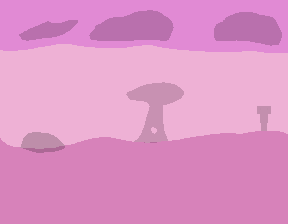
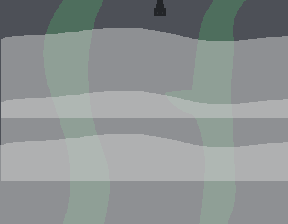
Layer changes from the first w=288, h=224 image to the second:
added group "green" with 5 layers above "hell" over (x1=0, y1=0, x2=288, y2=224)
added layer "Warstwa 7 kopia 2" (50%) in group "green" over (x1=1, y1=28, x2=288, y2=118)
added layer "Warstwa 7 kopia" (50%) in group "green" over (x1=1, y1=91, x2=288, y2=181)
added layer "Warstwa 7" (50%) in group "green" over (x1=0, y1=134, x2=288, y2=224)
added layer "Warstwa 6" in group "green" over (x1=43, y1=0, x2=246, y2=224)
added layer "Warstwa 5" in group "green" over (x1=0, y1=0, x2=288, y2=224)
hid group "pink" (1st of 2) (2 layers) over (x1=0, y1=0, x2=288, y2=224)
painted on "ping_2" over (x1=260, y1=108, x2=268, y2=110)
hid group "forest" (1st of 2) (2 layers) over (x1=0, y1=0, x2=288, y2=224)
painted on "Warstwa 2" over (x1=269, y1=121, x2=283, y2=141)
painted on "forest" (2nd of 2, in "forest") over (x1=0, y1=0, x2=288, y2=224)
hid group "gray" (1st of 2) (2 layers) over (x1=0, y1=0, x2=288, y2=224)
painted on "gray" (2nd of 2, in "gray") over (x1=3, y1=202, x2=17, y2=224)
hid "sea", painted on it over (x1=0, y1=0, x2=288, y2=224)
